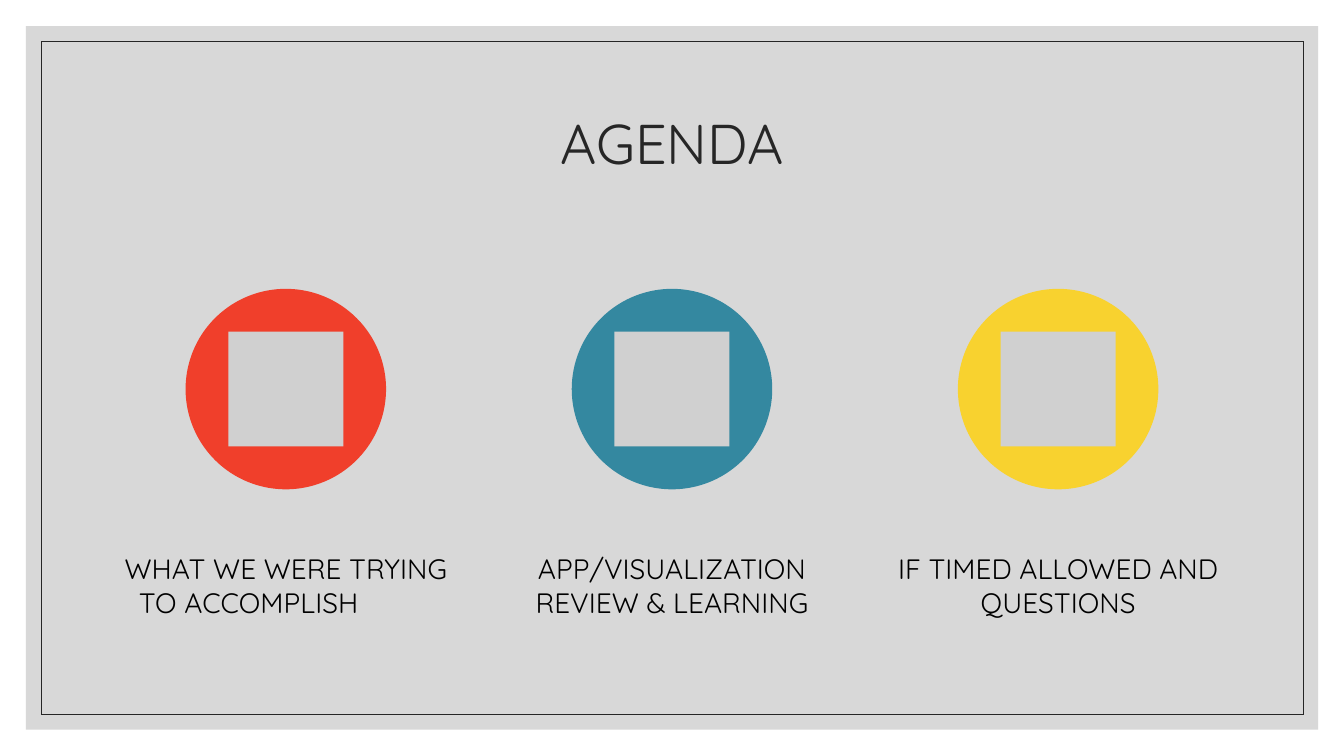
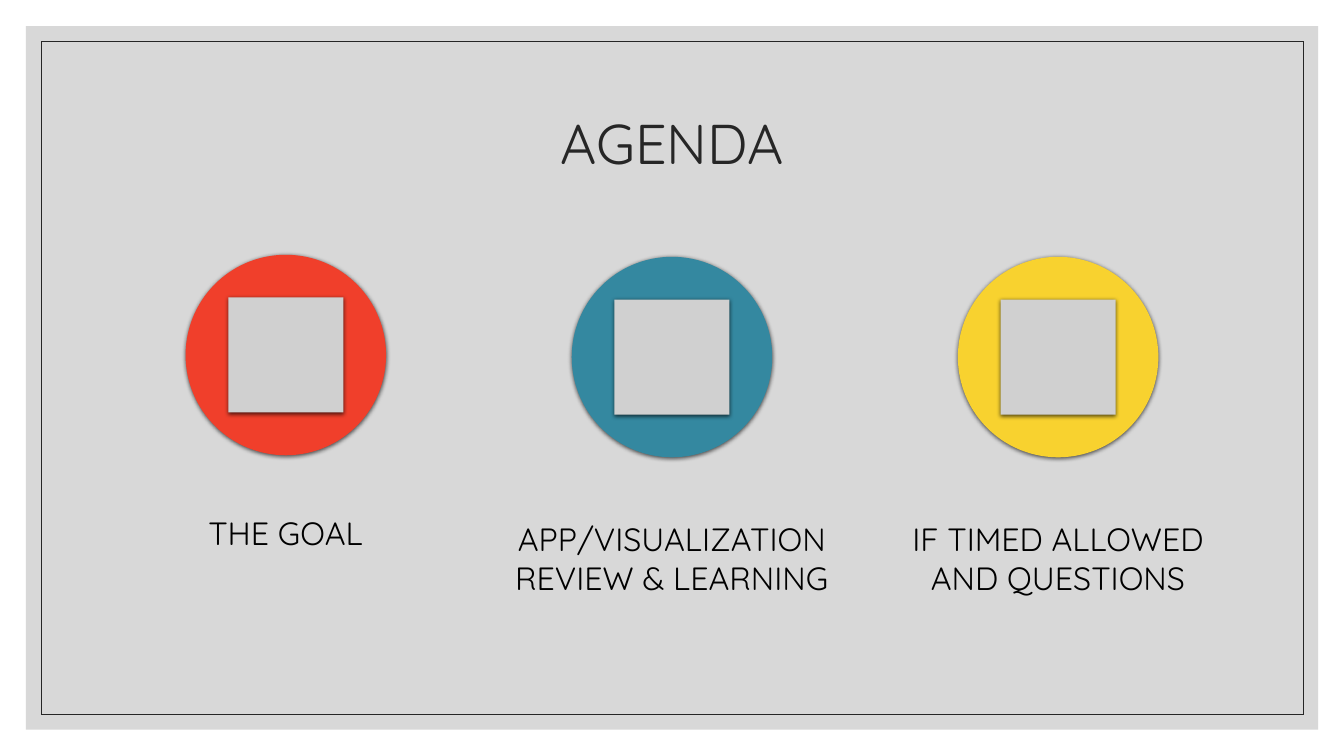
Before and after one commit to JeniLam/Spotify-Dashboard, a slide deck: slide 3 of gOGOGAGA.pptx. Drawn at 1344x756 pixels with LibreOffice and Linux fonts; fonts in the diff are those of the drawing; grey boxes stand for pictures. Boxes give left, top, right and bottom in pixels: in the first picture for what was removed or moved away, otherwise in the second. Text is boxed around its words. In the diff, an @@ line names an element or a change of style, - is before the commit and + after.

```diff
--- a/gOGOGAGA.pptx
+++ b/gOGOGAGA.pptx
@@ shadow on in 3 elements at [572, 257, 772, 458], [958, 257, 1158, 458], [186, 255, 386, 456] @@
@@ 2 texts, 2 ellipses: place and size @@
-2 texts, 2 ellipses at [536, 289, 1218, 618]
+2 texts, 2 ellipses at [515, 257, 1204, 596]
@@ 3 pictures, 1 ellipse: place and size @@
-3 pictures, 1 ellipse at [186, 289, 1116, 490]
+3 pictures, 1 ellipse at [186, 255, 1116, 456]
@@ text added at [208, 522, 363, 546], 23 pt, text #000000 @@
+THE GOAL
@@ text "APP/VISUALIZATION REVIEW & LEARNING" at [515, 525, 828, 591]: size 20 to 23 pt; more space between paragraphs @@
@@ text "IF TIMED ALLOWED AND QUESTIONS" at [912, 528, 1204, 596]: size 20 to 23 pt; more space between paragraphs @@
@@ text removed at [125, 559, 447, 614] @@
-WHAT WE WERE TRYING TO ACCOMPLISH
```
Also in this commit, not shown: 4 other slides changed, 1 slide added, 3 other files.
